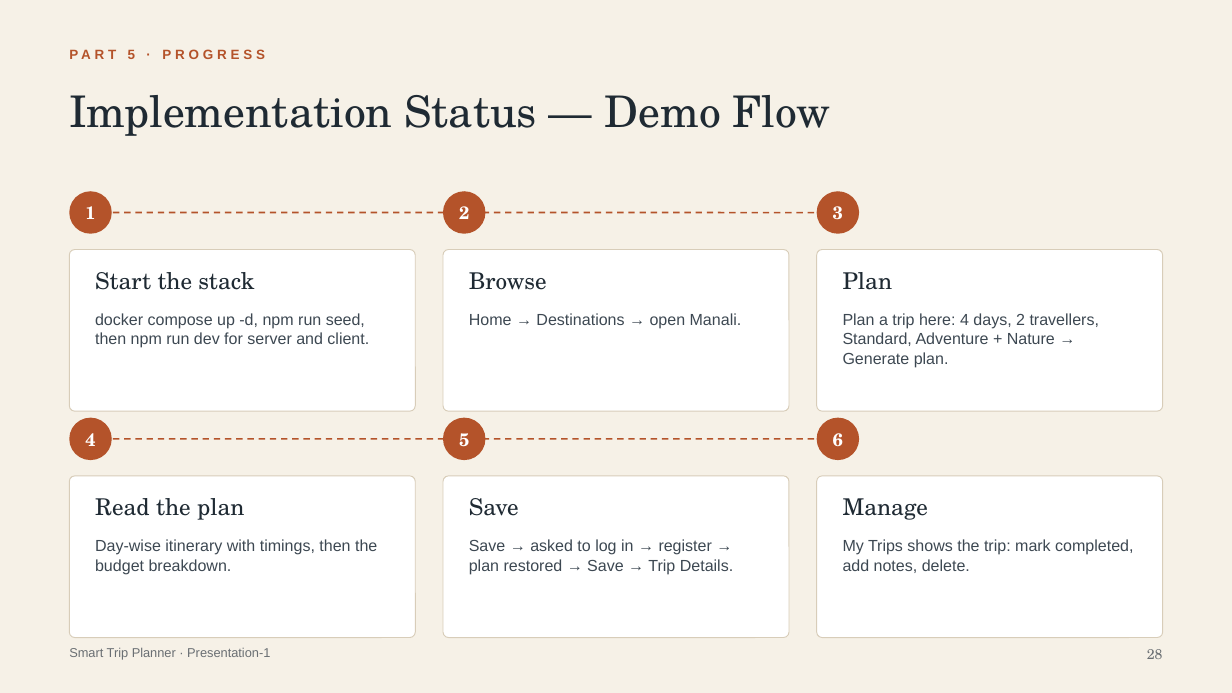
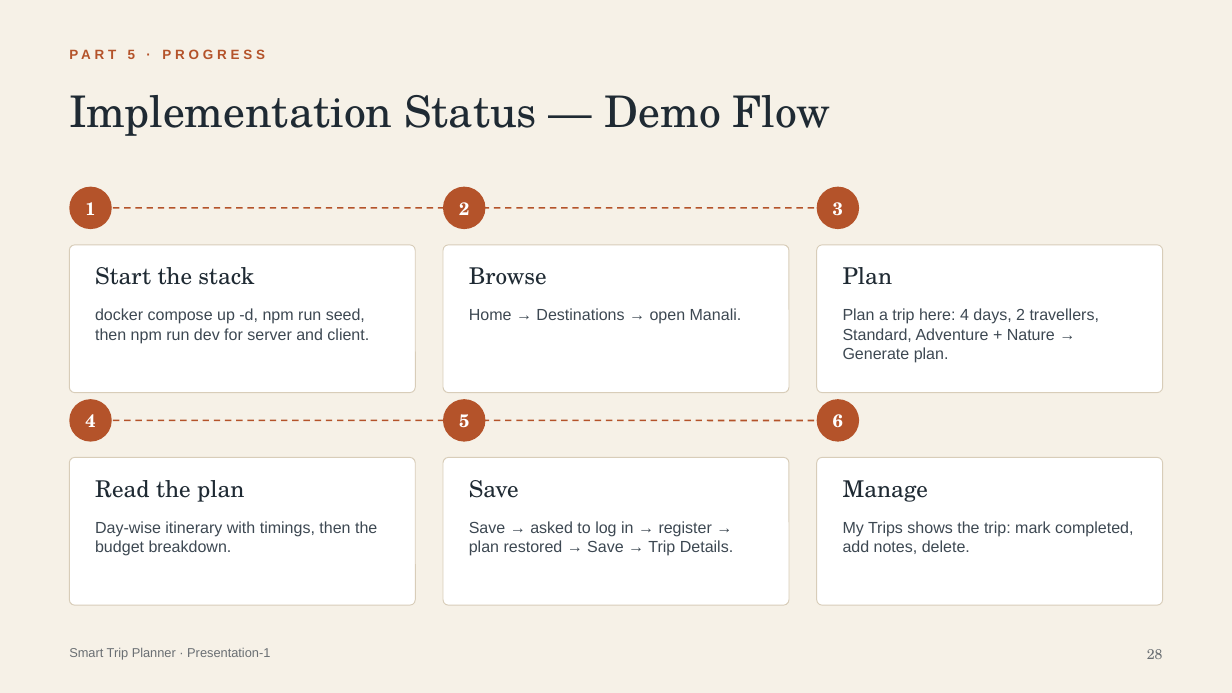
Before and after one commit to krishnakm143/smart-trip-planner, a slide deck: slide 28 of docs/Smart_Trip_Planner_Presentation1.pptx. Drawn at 1232x693 pixels with LibreOffice and Linux fonts; fonts in the diff are those of the drawing. Boxes give left, top, right and bottom in pixels: in the first picture for what was removed or moved away, otherwise in the second. Text is boxed around its words. In the diff, an @@ line names an element or a change of style, - is before the commit and + after.

```diff
--- a/docs/Smart_Trip_Planner_Presentation1.pptx
+++ b/docs/Smart_Trip_Planner_Presentation1.pptx
@@ 6 texts, 3 ellipses, 1 line: place and size @@
-6 texts, 3 ellipses, 1 line at <box>69,191,893,290</box>
+6 texts, 3 ellipses, 1 line at <box>69,187,893,285</box>
@@ rounded rectangle: place and size @@
-rounded rectangle at <box>69,250,415,411</box>
+rounded rectangle at <box>69,245,415,393</box>
@@ rounded rectangle: place and size @@
-rounded rectangle at <box>443,250,788,411</box>
+rounded rectangle at <box>443,245,788,393</box>
@@ rounded rectangle: place and size @@
-rounded rectangle at <box>817,250,1163,411</box>
+rounded rectangle at <box>817,245,1163,393</box>
@@ text "docker compose up -d, npm ...": place and size @@
-text "docker compose up -d, npm ..." at <box>95,313,369,348</box>
+text "docker compose up -d, npm ..." at <box>95,308,369,344</box>
@@ text "Home → Destinations → open ...": place and size @@
-text "Home → Destinations → open ..." at <box>469,313,742,329</box>
+text "Home → Destinations → open ..." at <box>469,308,742,324</box>
@@ text "Plan a trip here: 4 ...": place and size @@
-text "Plan a trip here: 4 ..." at <box>843,313,1099,368</box>
+text "Plan a trip here: 4 ..." at <box>843,308,1099,363</box>
@@ 6 texts, 3 ellipses, 1 line: place and size @@
-6 texts, 3 ellipses, 1 line at <box>69,418,928,520</box>
+6 texts, 3 ellipses, 1 line at <box>69,399,928,502</box>
@@ rounded rectangle: place and size @@
-rounded rectangle at <box>69,476,415,638</box>
+rounded rectangle at <box>69,457,415,605</box>
@@ rounded rectangle: place and size @@
-rounded rectangle at <box>443,476,788,638</box>
+rounded rectangle at <box>443,457,788,605</box>
@@ proportions changed in 6 elements at <box>69,245,415,393</box>, <box>443,245,788,393</box>, <box>817,245,1163,393</box>, <box>69,457,415,605</box>, <box>443,457,788,605</box>, <box>817,457,1163,605</box> @@
@@ rounded rectangle: place and size @@
-rounded rectangle at <box>817,476,1163,638</box>
+rounded rectangle at <box>817,457,1163,605</box>
@@ text "Day-wise itinerary with timings, then ...": place and size @@
-text "Day-wise itinerary with timings, then ..." at <box>95,539,377,575</box>
+text "Day-wise itinerary with timings, then ..." at <box>95,521,377,556</box>
@@ text "Save → asked to log ...": place and size @@
-text "Save → asked to log ..." at <box>469,539,733,575</box>
+text "Save → asked to log ..." at <box>469,521,733,556</box>
@@ text "My Trips shows the trip: ...": place and size @@
-text "My Trips shows the trip: ..." at <box>843,539,1133,573</box>
+text "My Trips shows the trip: ..." at <box>843,521,1133,554</box>
```
Also in this commit, not shown: 3 other slides changed, 8 other files.
